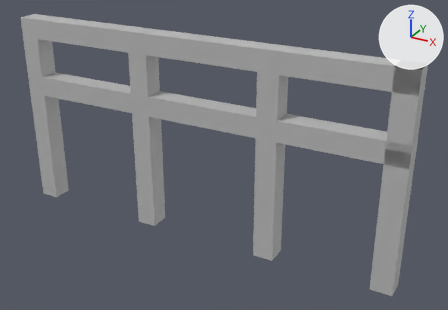
Two versions of the FBX model TeamPlaceHolderGame/Assets/static object Models/handrail.fbx, one commit apart.
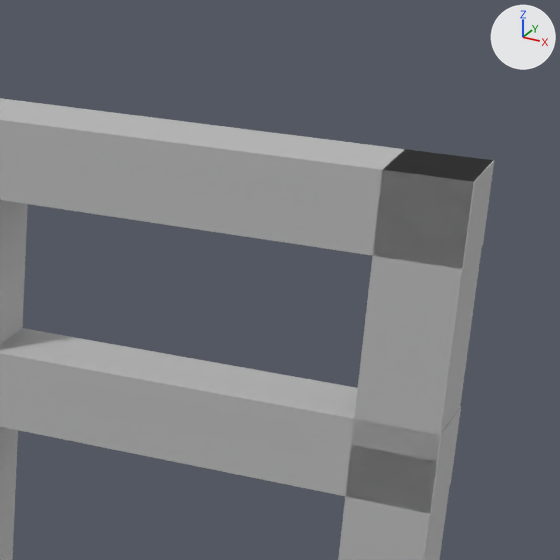
Old and new are each drawn whole from a 50 mm lens placed at (0.02428, -0.02277, 0.01626), pointed at (0.01127, 0.0009, 0.00442) and again close up on the part from 63% to 100% of the width and 5% to 59% of the height. Lighting does not change. The marker at upper right points along +X, +Y and +Z. Where no turn or scale is listed for an object, it has been applied to the vertices.
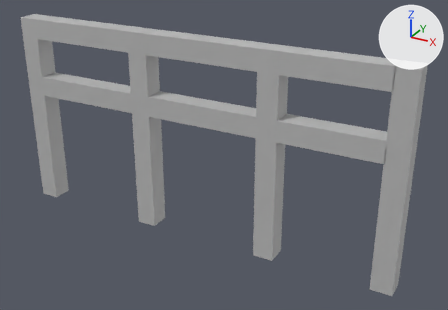
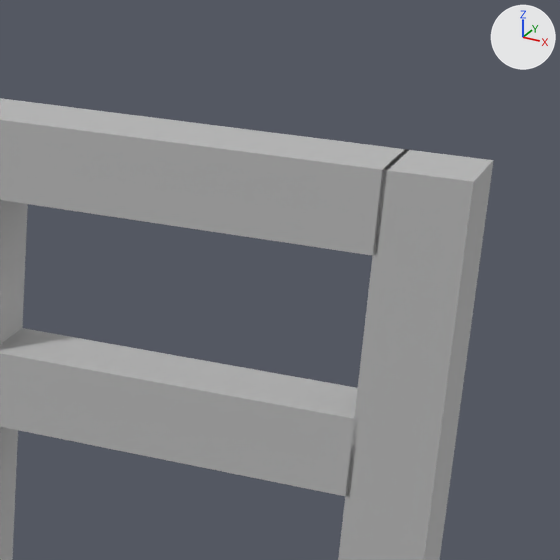
Commit message: hopefully fixed handrail

What changed in the scene script:
```text
Change me_mesh_002:
    where me_mesh_002.from_pydata(...)  # 52 vertices, 50 faces; spans x -0.0005..0.00617, y -0.0005..0.0005, z -0.005..0.005
    used by ob_pcube5; location = (0.01384, 0.0005, 0.005)
    before: 44 (0.00617, 0.0005, 0.004) at pixel (482, 245), 45 (0.00617, -0.0005, 0.004) at pixel (462, 269), 46 (0.00617, 0.0005, 0.005) at pixel (494, 160), 47 (0.00617, -0.0005, 0.005) at pixel (474, 181)
    before: 48 (0.00617, 0.0005, 0.001) at pixel (450, 483), 49 (0.00617, -0.0005, 0.001) at pixel (430, 513), 50 (0.00617, 0.0005, 0.002) at pixel (461, 406), 51 (0.00617, -0.0005, 0.002) at pixel (441, 434)
    me_mesh_002 part 1
    add for i in [*range(44, 48)]: me_mesh_002.vertices[i].co += Vector((-0.00096, 0.0, 0.0))
    me_mesh_002 part 2
    add for i in [*range(48, 52)]: me_mesh_002.vertices[i].co += Vector((-0.00096, 0.0, 0.0))
```

Where the change shows, as pixel boxes [x1, y1, x2, y2] in the close-ups (560 x 560 px; the box of a moved part takes in the faces that stretch with it):
'pCube5', reshaped: before [0, 98, 494, 560]; after [0, 98, 408, 560]
part 1 of me_mesh_002, moved or reshaped: before [0, 102, 494, 269]; after [0, 102, 408, 256]
part 2 of me_mesh_002, moved or reshaped: before [0, 328, 461, 514]; after [0, 328, 358, 497]
